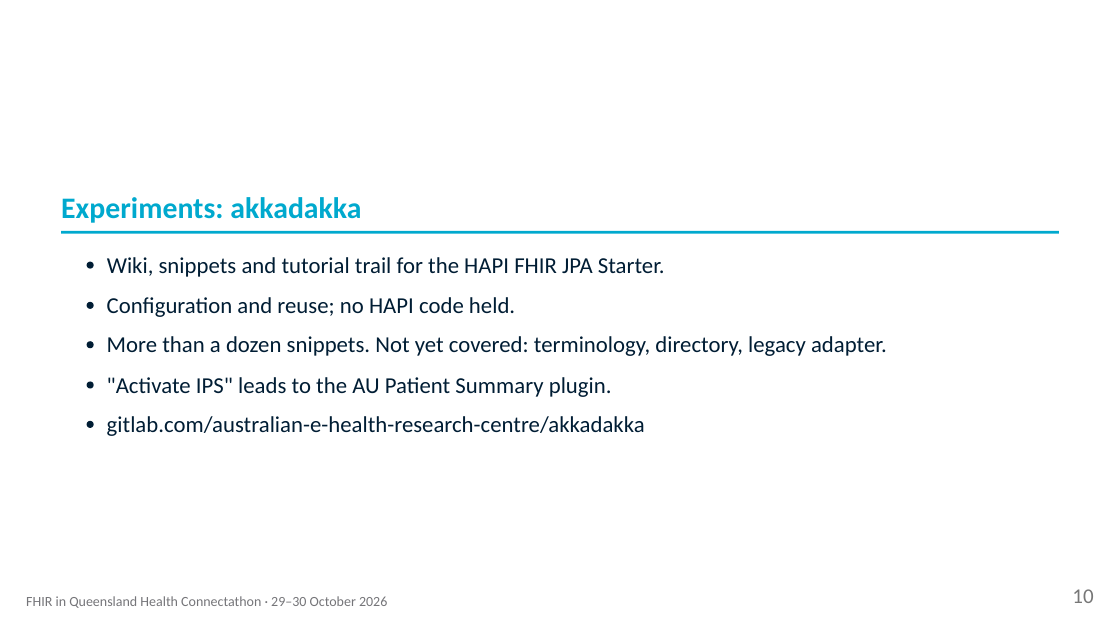
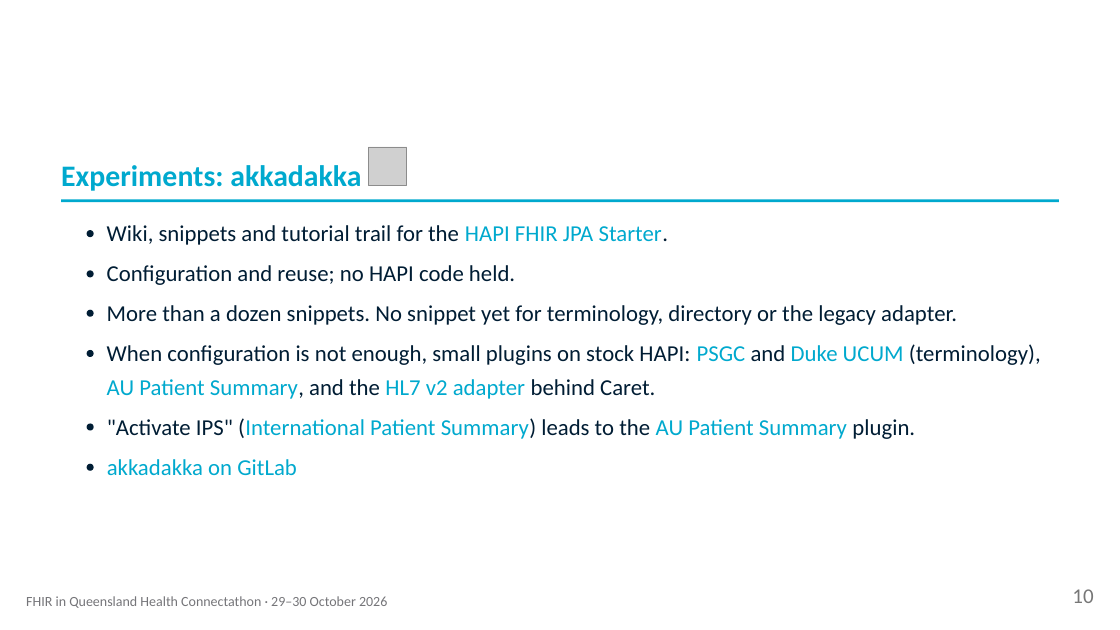
Before and after one commit to aehrc/qh-connectathon, a slide deck: slide 10 of 2026-10-29/2-FHIR-For-Services/Architects-Deck.pptx. Drawn at 1120x630 pixels with LibreOffice and Linux fonts; fonts in the diff are those of the drawing; grey boxes stand for pictures. Boxes give left, top, right and bottom in pixels: in the first picture for what was removed or moved away, otherwise in the second. Text is boxed around its words. In the diff, an @@ line names an element or a change of style, - is before the commit and + after.

```diff
--- a/2026-10-29/2-FHIR-For-Services/Architects-Deck.pptx
+++ b/2026-10-29/2-FHIR-For-Services/Architects-Deck.pptx
@@ picture added at bbox=[369, 147, 408, 186] @@
@@ text "Experiments: akkadakka": place and size @@
-text "Experiments: akkadakka" at bbox=[61, 197, 361, 223]
+text "Experiments: akkadakka" at bbox=[61, 165, 361, 191]
@@ 2 texts, 1 freeform shape: place and size @@
-2 texts, 1 freeform shape at bbox=[61, 231, 1060, 317]
+2 texts, 1 freeform shape at bbox=[61, 199, 1060, 285]
@@ freeform shape added at bbox=[87, 230, 93, 237], fill #001D34 @@
@@ text "Wiki, snippets and tutorial trail ..." at bbox=[107, 225, 668, 245]: text colour #001D34 to #00A9CE in "HAPI FHIR JPA Starter." @@
@@ text at bbox=[107, 305, 957, 325]: text changed @@
-More than a dozen snippets. Not yet covered: terminology, directory, legacy adapter.
+More than a dozen snippets. No snippet yet for terminology, directory or the legacy adapter.
@@ 3 freeform shapes: place and size @@
-3 freeform shapes at bbox=[87, 261, 93, 348]
+3 freeform shapes at bbox=[87, 271, 93, 357]
@@ text added at bbox=[107, 344, 1041, 365], 19.5 pt, text #001D34 @@
+When conﬁguration is not enough, small plugins on stock HAPI: PSGC and Duke UCUM (terminology),
@@ text added at bbox=[107, 379, 655, 399], 19.5 pt, text #00A9CE @@
+AU Patient Summary, and the HL7 v2 adapter behind Caret.
@@ text at bbox=[107, 418, 915, 439]: text changed; text colour #001D34 to #00A9CE @@
-"Activate IPS" leads to the AU Patient Summary plugin.
+"Activate IPS" (International Patient Summary) leads to the AU Patient Summary plugin.
@@ text removed at bbox=[107, 416, 645, 436] @@
-gitlab.com/australian-e-health-research-centre/akkadakka
@@ freeform shape at bbox=[87, 423, 93, 430]: outline redrawn @@
@@ freeform shape: place and size @@
-freeform shape at bbox=[87, 381, 93, 388]
+freeform shape at bbox=[87, 464, 93, 471]
@@ text added at bbox=[107, 459, 297, 475], 19.5 pt, text #00A9CE @@
+akkadakka on GitLab
```
Also in this commit, not shown: 9 other slides changed, 2 slides added, 32 other files.
